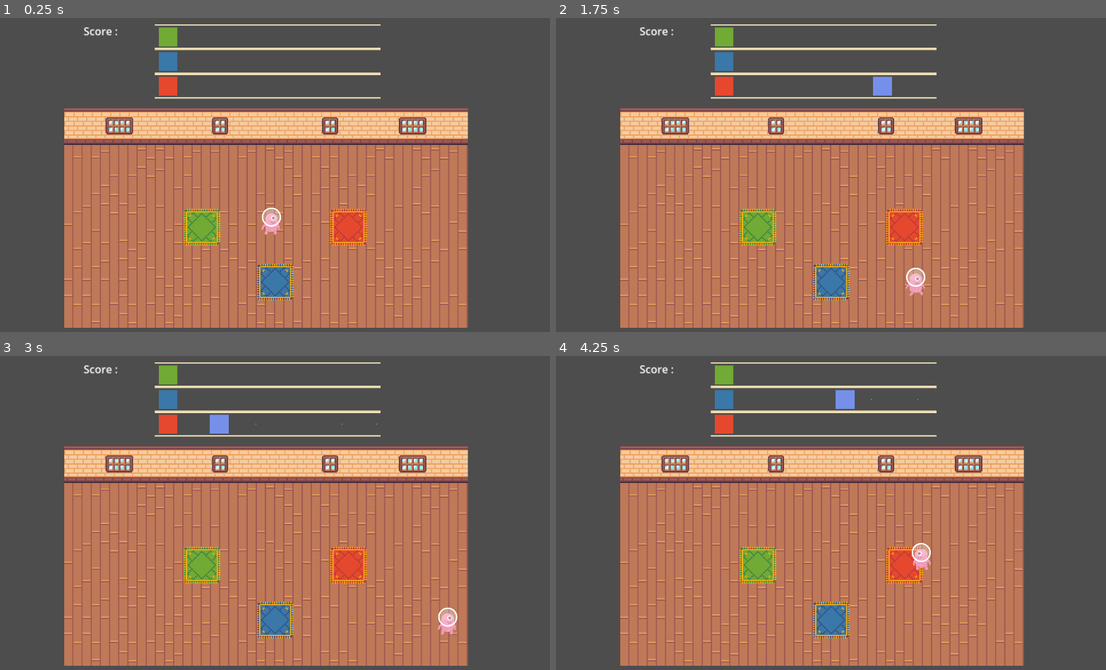
Above: before the commit, frames 1-4 (two rows, left to right).
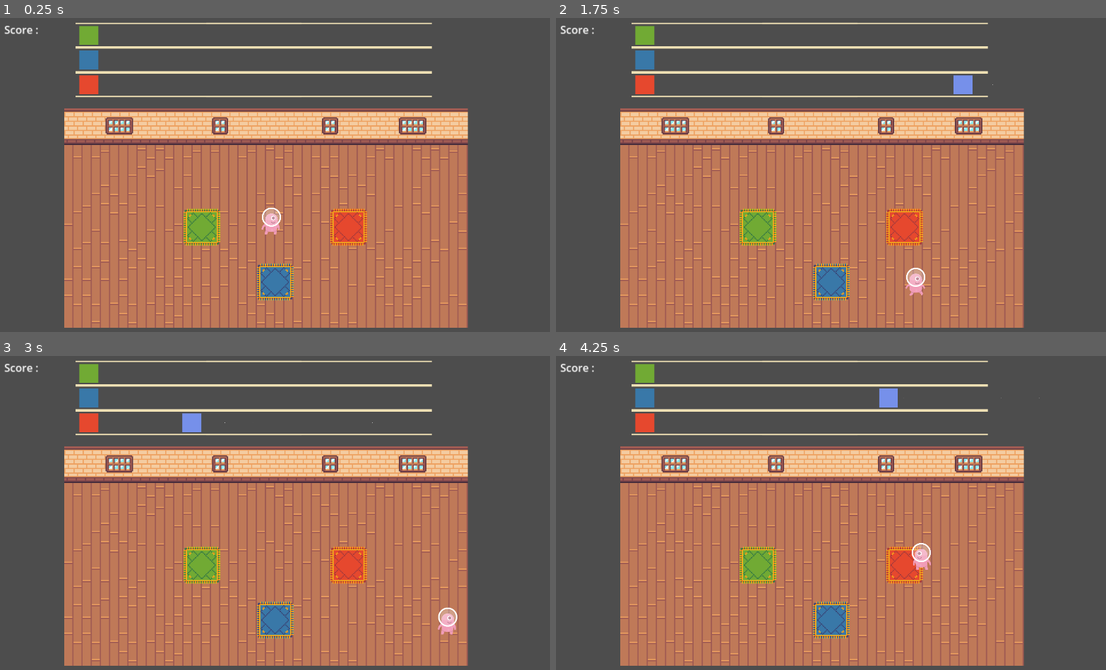
Above: after the commit, the same moments.

Repository: Zenika/gamejam-002-cook-ze-beat
Game: Godot game, scene res://scenes/game.tscn
Two runs of this game, one before a commit and one after it. Both use one fixed random seed, a clock stepped at 60 frames per second and the inputs below. Sound files missing from this copy of the repository are replaced by a short silence.
Inputs:
- Up to frame 1 (0.25 s): no input
- Up to frame 2 (1.75 s): tap Enter at 0.5 s; hold Right (move_right) 0.53-1.28 s; tap Space (action) at 0.6 s; hold Down (move_down) from 1.28 s (still down); tap Shift (sprint) at 1.35 s
- Up to frame 3 (3 s): release Down (move_down) at 2.03 s; hold Right (move_right) 2.03-2.78 s; tap Space (action) at 2.1 s; hold Up (move_up) from 2.78 s (still down); tap Shift (sprint) at 2.85 s
- Up to frame 4 (4.25 s): release Up (move_up) at 3.53 s; hold Left (move_left) from 3.53 s (still down); tap Space (action) at 3.6 s

The runs differ from the first frame. In frame 1, 3.8% of the frame differs, in the area x 0-79%, y 1-26%; in frame 2, 4.2%; in frame 3, 4.2%; in frame 4, 4.2%.

Commit message:
feat: allonge la road de la partition

Diff:
--- a/scenes/game.tscn
+++ b/scenes/game.tscn
@@ -10,7 +10,7 @@
 scale = Vector2(1.3, 1.3)
 
 [node name="Partition" parent="." instance=ExtResource("2_rl4dk")]
-position = Vector2(564, 21)
+position = Vector2(294, 16)
 scale = Vector2(0.64, 0.64)
 
 [node name="Camera2D" type="Camera2D" parent="."]
--- a/scenes/partition/partition.tscn
+++ b/scenes/partition/partition.tscn
@@ -47,6 +47,10 @@
 position = Vector2(-360, 9)
 scale = Vector2(3.55, 3.55)
 
+[node name="Road2" type="Sprite2D" parent="."]
+position = Vector2(1314, 211)
+texture = ExtResource("4_quxc5")
+
 [connection signal="increment_score" from="NoteMarker" to="Score" method="incrementScore"]
 [connection signal="increment_score" from="NoteMarker2" to="Score" method="incrementScore"]
 [connection signal="increment_score" from="NoteMarker3" to="Score" method="incrementScore"]
--- a/scripts/Note.gd
+++ b/scripts/Note.gd
@@ -1,7 +1,7 @@
 extends Area2D
 
 const TARGET_X = 88
-const SPAWN_X = 1000
+const SPAWN_X = 1920
 const DIST_TO_TARGET = TARGET_X - SPAWN_X
 
 const TOP_LANE_SPAWN = Vector2(SPAWN_X, 80)
